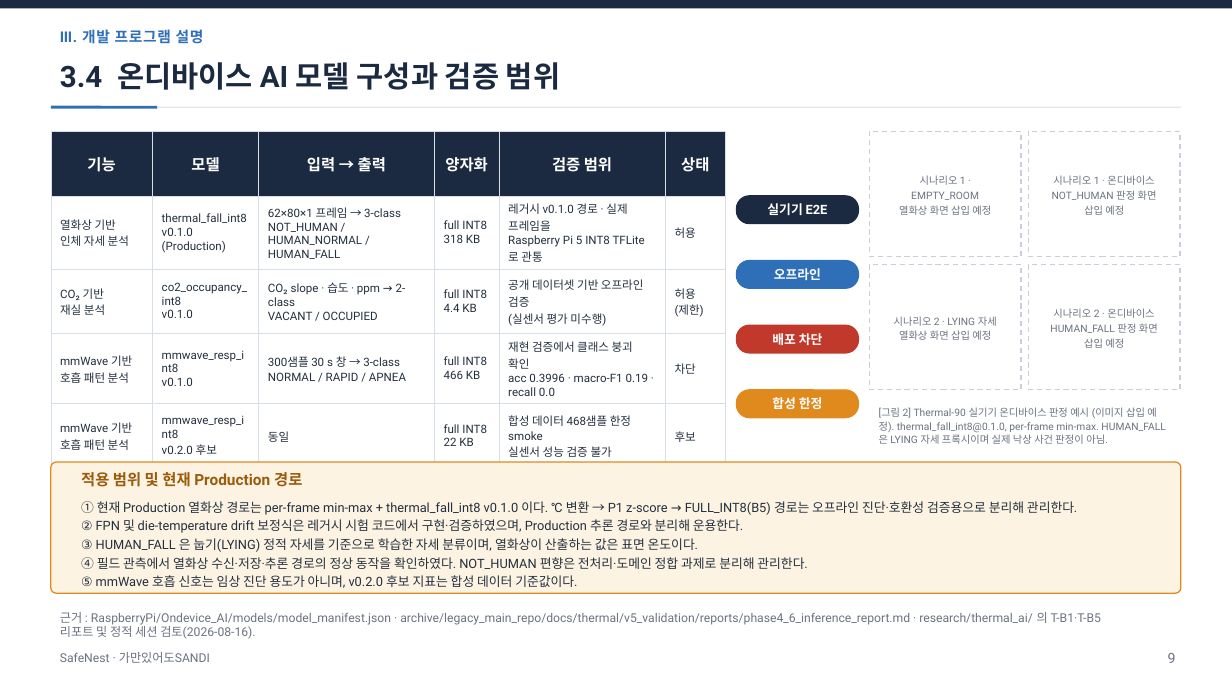
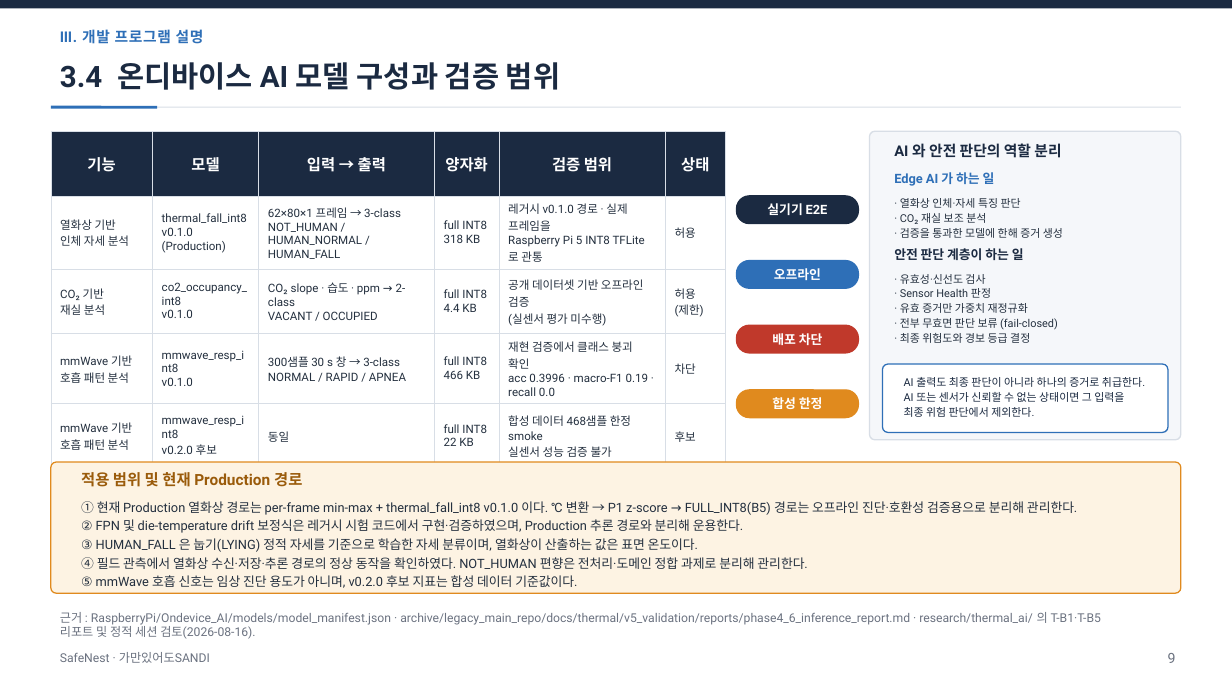
Before and after one commit to jinsu1011/safenest-embedded-competition, a slide deck: slide 10 of final-report/2026ESWContest_자유공모_가만있어도SANDI_개발완료보고서.pptx. Drawn at 1232x693 pixels with LibreOffice and Linux fonts; fonts in the diff are those of the drawing. Boxes give left, top, right and bottom in pixels: in the first picture for what was removed or moved away, otherwise in the second. Text is boxed around its words. In the diff, an @@ line names an element or a change of style, - is before the commit and + after.

```diff
--- a/final-report/2026ESWContest_자유공모_가만있어도SANDI_개발완료보고서.pptx
+++ b/final-report/2026ESWContest_자유공모_가만있어도SANDI_개발완료보고서.pptx
@@ rectangle removed at <box>870,131,1021,257</box> @@
@@ rounded rectangle added at <box>870,131,1181,440</box>, fill #F5F7FA, outline #D8DEE6 1 pt @@
@@ text at <box>894,143,1061,158</box>: text changed; size 8 to 11.5 pt; text colour #6B7280 to #1B2A41; bold on @@
-시나리오 1 · EMPTY_ROOM
-열화상 화면 삽입 예정
+AI 와 안전 판단의 역할 분리
@@ rectangle removed at <box>1029,131,1180,257</box> @@
@@ text added at <box>894,172,995,186</box>, 10 pt, text #2E6FB7, bold @@
+Edge AI 가 하는 일
@@ text at <box>900,198,1063,238</box>: text changed; size 8 to 8.5 pt; text colour #6B7280 to #24303F @@
-시나리오 1 · 온디바이스
-NOT_HUMAN 판정 화면 삽입 예정
+· 열화상 인체·자세 특징 판단
+· CO₂ 재실 보조 분석
+· 검증을 통과한 모델에 한해 증거 생성
@@ rectangle removed at <box>870,264,1021,390</box> @@
@@ text added at <box>894,248,1024,260</box>, 10 pt, text #1B2A41, bold @@
+안전 판단 계층이 하는 일
@@ rectangle removed at <box>1029,264,1180,390</box> @@
@@ text at <box>900,274,1058,343</box>: text changed; size 8 to 8.5 pt; text colour #6B7280 to #24303F @@
-시나리오 2 · LYING 자세
-열화상 화면 삽입 예정
+· 유효성·신선도 검사
+· Sensor Health 판정
+· 유효 증거만 가중치 재정규화
+· 전부 무효면 판단 보류 (fail-closed)
+· 최종 위험도와 경보 등급 결정
@@ rounded rectangle added at <box>883,364,1168,433</box>, fill #FFFFFF, outline #2E6FB7 1 pt @@
@@ vertical alignment middle to top in 3 elements at <box>900,274,1058,343</box>, <box>900,198,1063,238</box>, <box>904,377,1145,417</box> @@
@@ text at <box>904,377,1145,417</box>: text changed; size 8 to 8.5 pt; text colour #6B7280 to #1B2A41 @@
-시나리오 2 · 온디바이스
-HUMAN_FALL 판정 화면 삽입 예정
+AI 출력도 최종 판단이 아니라 하나의 증거로 취급한다. AI 또는 센서가 신뢰할 수 없는 상태이면 그 입력을 최종 위험 판단에서 제외한다.
@@ text removed at <box>879,407,1165,444</box> @@
-[그림 2] Thermal-90 실기기 온디바이스 판정 예시 (이미지 삽입 예정). thermal_fall_int8@0.1.0, per-frame min-max. HUMAN_FALL은 LYING 자세 프록시이며 실제 낙상 사건 판정이 아님.
```
Also in this commit, not shown: 8 other slides changed, 12 other files.
